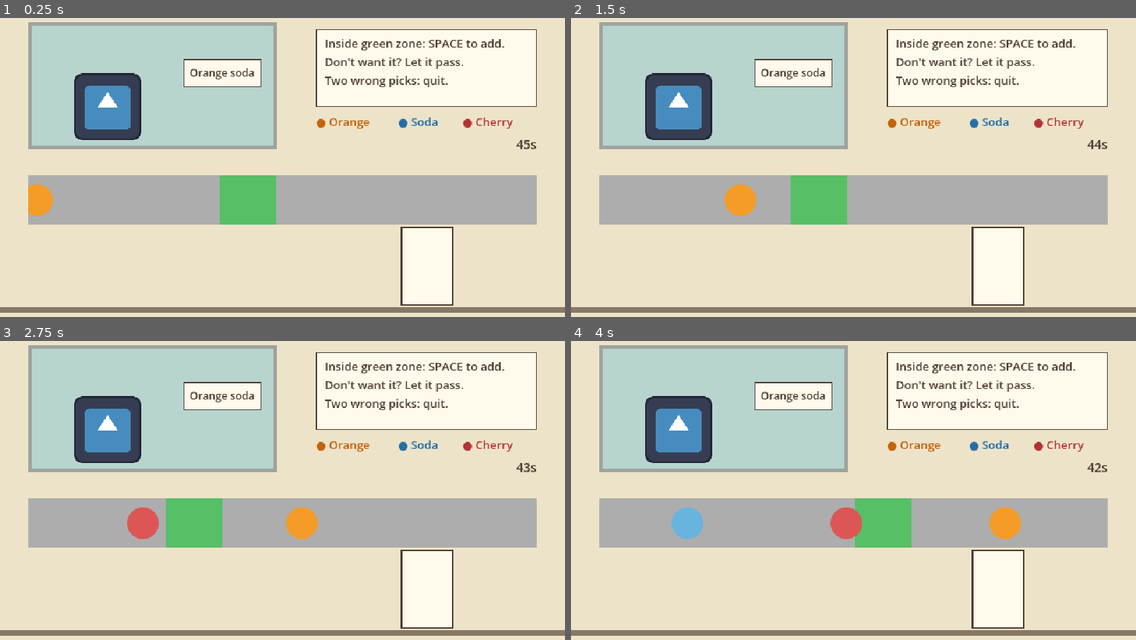
Above: before the commit, frames 1-4 (two rows, left to right).
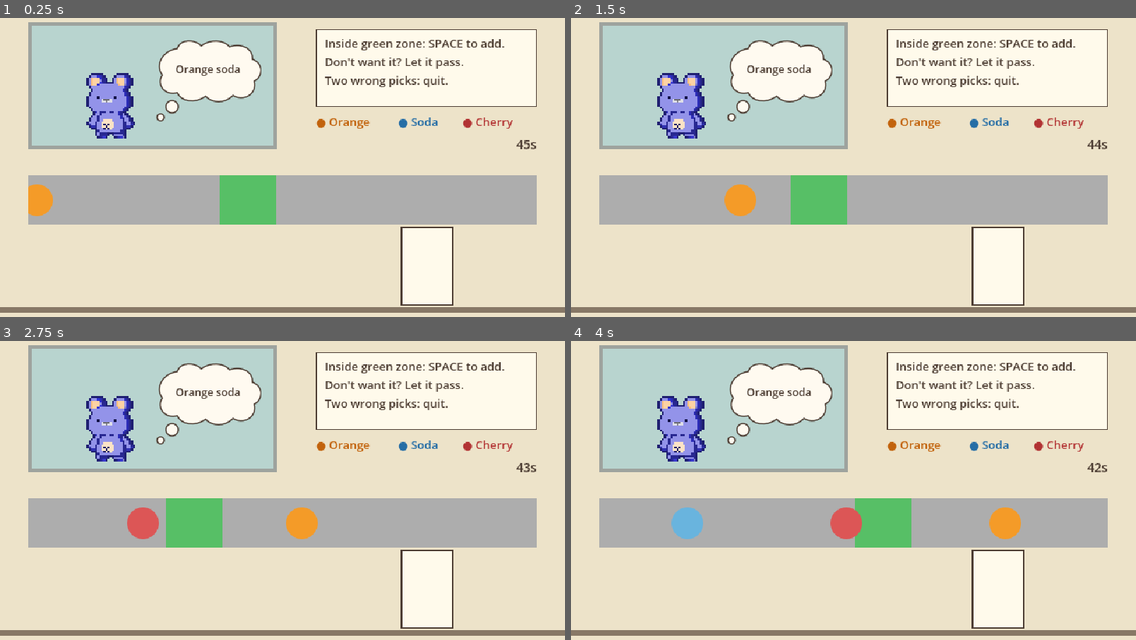
Above: after the commit, the same moments.

Repository: Xunn3714/IMGD2900
Game: Godot game, scene res://scenes/main.tscn
Same seed, same stepped clock (60 frames per second), same inputs: the game is played once before the commit and once after it. The engine's default icon, where the game draws it, is replaced by a stand-in: a white triangle on a blue panel in a dark square.
Inputs:
- Up to frame 1 (0.25 s): no input
- Up to frame 2 (1.5 s): tap Enter at 0.5, 1.35 s; hold Space (add_ingredient) 0.53-1.28 s
- Up to frame 3 (2.75 s): hold Space (add_ingredient) from 2.03 s (still down)
- Up to frame 4 (4 s): release Space (add_ingredient) at 2.78 s; tap Enter at 2.85 s; hold Space (add_ingredient) from 3.53 s (still down)

The runs differ from the first frame. In frame 1, 5.0% of the frame differs, in the area x 13-47%, y 7-41%; in frame 2, 5.0%; in frame 3, 5.0%; in frame 4, 5.0%.

Commit message:
change the customer images and the thinking bubble.

Diff:
--- /dev/null
+++ b/art/placeholders/thought_bubble.svg
@@ -0,0 +1,7 @@
+<svg xmlns="http://www.w3.org/2000/svg" width="120" height="96" viewBox="0 0 120 96">
+  <g fill="#fffaf0" stroke="#4d3d33" stroke-width="1.5">
+    <path d="M25 12 C28 1 45 1 52 9 C62 1 78 2 84 10 C99 5 111 13 110 24 C123 29 122 44 112 49 C116 63 100 73 88 65 C79 75 64 74 57 66 C45 75 29 72 25 62 C10 66 1 52 8 42 C-1 30 9 14 25 12 Z"/>
+    <circle cx="19" cy="78" r="7"/>
+    <circle cx="6" cy="90" r="4"/>
+  </g>
+</svg>
--- a/scenes/main.tscn
+++ b/scenes/main.tscn
@@ -1,7 +1,12 @@
 [gd_scene format=3 uid="uid://b38j0w2fi6tkd"]
 
 [ext_resource type="Script" uid="uid://dkkve10tsc1dk" path="res://scripts/main.gd" id="1"]
-[ext_resource type="Texture2D" uid="uid://cucwdkfu2f5fn" path="res://icon.svg" id="2"]
+[ext_resource type="Texture2D" path="res://art/customers/blue_bear.png" id="2"]
+[ext_resource type="Texture2D" path="res://art/customers/brown_bear.png" id="customer_brown"]
+[ext_resource type="Texture2D" path="res://art/customers/bunny.png" id="customer_bunny"]
+[ext_resource type="Texture2D" path="res://art/customers/froish.png" id="customer_froish"]
+[ext_resource type="Script" path="res://scripts/customer_portrait.gd" id="customer_script"]
+[ext_resource type="Texture2D" path="res://art/placeholders/thought_bubble.svg" id="thought_bubble"]
 
 [sub_resource type="StyleBoxFlat" id="WindowStyle"]
 bg_color = Color(0.72, 0.83, 0.81, 1)
@@ -34,6 +39,7 @@
 offset_bottom = 360.0
 mouse_filter = 2
 script = ExtResource("1")
+customer_art = ExtResource("2")
 
 [node name="Background" type="ColorRect" parent="." unique_id=547804529]
 layout_mode = 0
@@ -53,6 +59,7 @@
 theme_override_styles/panel = SubResource("WindowStyle")
 
 [node name="Customer" type="TextureRect" parent="CustomerWindow" unique_id=37254788]
+texture_filter = 1
 layout_mode = 0
 offset_left = 48.0
 offset_top = 58.0
@@ -62,20 +69,36 @@
 texture = ExtResource("2")
 expand_mode = 1
 stretch_mode = 5
-
-[node name="OrderBubble" type="Panel" parent="CustomerWindow" unique_id=1104638358]
-layout_mode = 0
-offset_left = 176.0
-offset_top = 42.0
+script = ExtResource("customer_script")
+portraits = Array[Texture2D]([ExtResource("2"), ExtResource("customer_brown"), ExtResource("customer_bunny"), ExtResource("customer_froish")])
+
+[node name="OrderBubble" type="TextureRect" parent="CustomerWindow" unique_id=1104638358]
+layout_mode = 0
+offset_left = 144.0
+offset_top = 18.0
 offset_right = 264.0
-offset_bottom = 74.0
-mouse_filter = 2
-theme_override_styles/panel = SubResource("BoxStyle")
+offset_bottom = 114.0
+mouse_filter = 2
+texture = ExtResource("thought_bubble")
+expand_mode = 1
+
+[node name="DrinkImage" type="TextureRect" parent="CustomerWindow/OrderBubble"]
+visible = false
+layout_mode = 0
+offset_left = 30.0
+offset_top = 10.0
+offset_right = 90.0
+offset_bottom = 60.0
+mouse_filter = 2
+expand_mode = 1
+stretch_mode = 5
 
 [node name="Text" type="Label" parent="CustomerWindow/OrderBubble" unique_id=332785723]
 layout_mode = 0
-offset_right = 88.0
-offset_bottom = 32.0
+offset_left = 8.0
+offset_top = 12.0
+offset_right = 112.0
+offset_bottom = 60.0
 theme_override_colors/font_color = Color(0.3, 0.24, 0.2, 1)
 theme_override_font_sizes/font_size = 12
 text = "Orange soda"
--- /dev/null
+++ b/scripts/customer_portrait.gd
@@ -0,0 +1,18 @@
+extends TextureRect
+## Display-only: change customer when the next cup hides the result panel.
+
+@export var portraits: Array[Texture2D] = []
+var portrait_index: int = 0
+var round_result: Panel
+
+func _ready() -> void:
+	if not portraits.is_empty():
+		texture = portraits[0]
+	round_result = get_node("../../Result")
+	round_result.visibility_changed.connect(_on_result_visibility_changed)
+
+func _on_result_visibility_changed() -> void:
+	if round_result.visible or portraits.is_empty():
+		return
+	portrait_index = (portrait_index + 1) % portraits.size()
+	texture = portraits[portrait_index]
Binary file added: art/customers/blue_bear.png
Not shown, added: art/customers/blue_bear.png.import
Binary file added: art/customers/brown_bear.png
Not shown, added: art/customers/brown_bear.png.import
Binary file added: art/customers/bunny.png
Not shown, added: art/customers/bunny.png.import
Binary file added: art/customers/froish.png
Not shown, added: art/customers/froish.png.import
Not shown, added: art/placeholders/thought_bubble.svg.import
Not shown, added: scripts/customer_portrait.gd.uid
